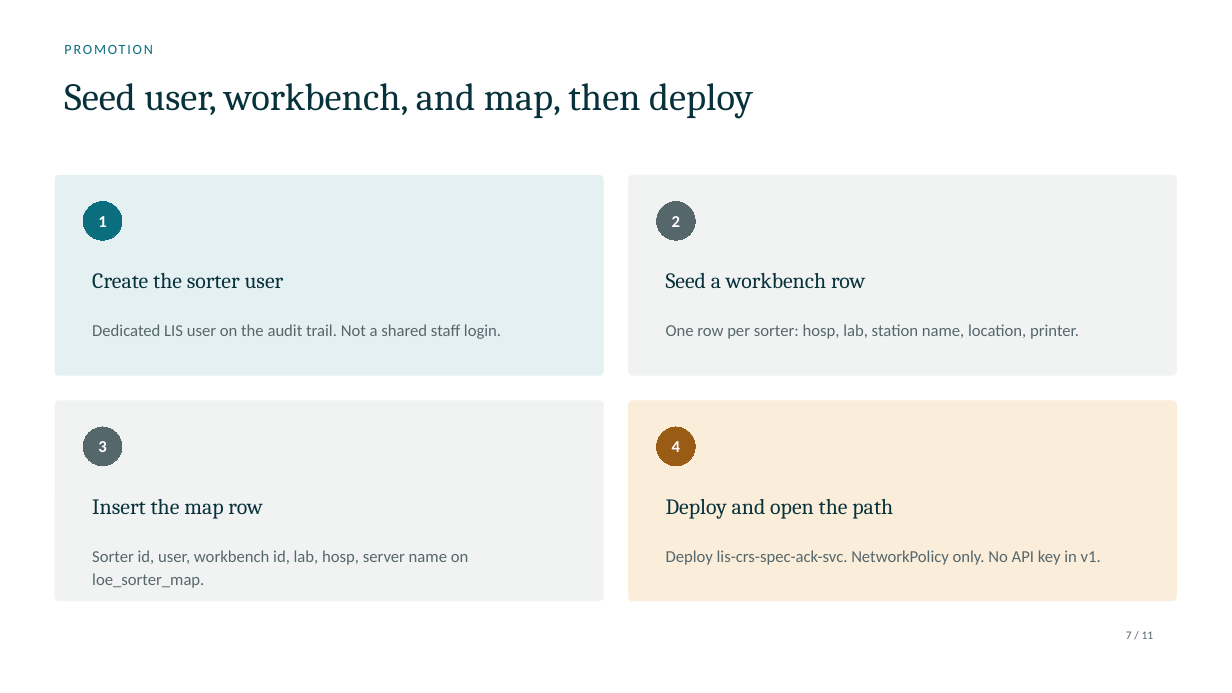
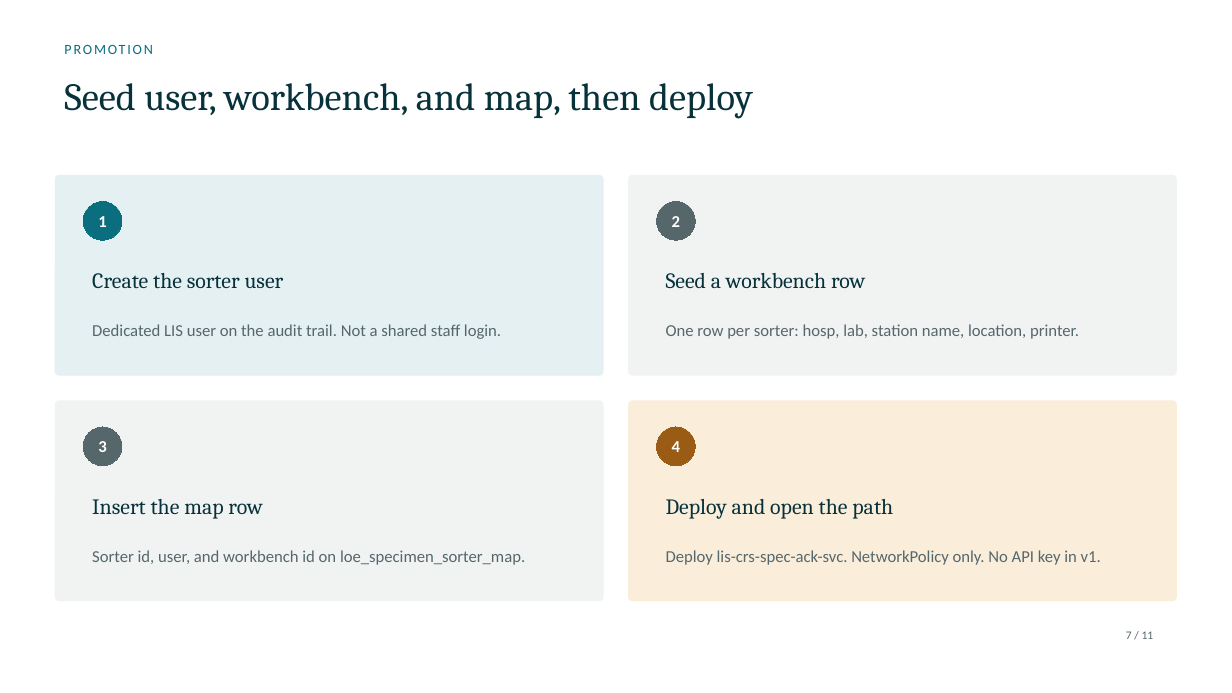
Before and after one commit to DragonChong/HA-Notes, a slide deck: slide 7 of SDLC/Projects/TMP-specimen-sorter-api — Specimen Sorter API/assets/Specimen Sorter API.pptx. Drawn at 1232x693 pixels with LibreOffice and Linux fonts; fonts in the diff are those of the drawing. Boxes give left, top, right and bottom in pixels: in the first picture for what was removed or moved away, otherwise in the second. Text is boxed around its words. In the diff, an @@ line names an element or a change of style, - is before the commit and + after.

```diff
--- a/SDLC/Projects/TMP-specimen-sorter-api — Specimen Sorter API/assets/Specimen Sorter API.pptx
+++ b/SDLC/Projects/TMP-specimen-sorter-api — Specimen Sorter API/assets/Specimen Sorter API.pptx
@@ text at [92, 550, 525, 565]: text changed @@
-Sorter id, user, workbench id, lab, hosp, server name on loe_sorter_map.
+Sorter id, user, and workbench id on loe_specimen_sorter_map.
```
Also in this commit, not shown: 5 other slides changed, 4 other files.
